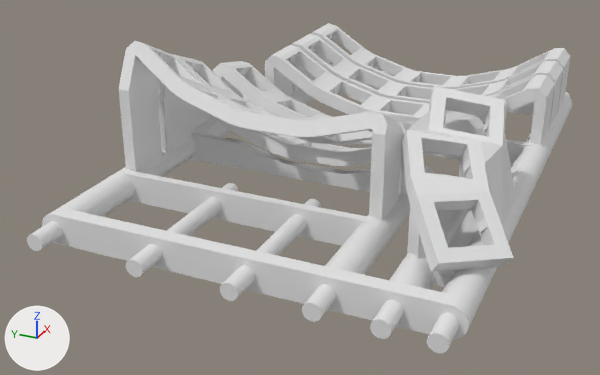
The Blender file models/blender/cuivienen.blend: old version first, new version second.
One viewpoint serves both versions: a 50 mm camera at (-280.0, -105.0, 122.0) aimed at (-33.0, 6.0, -2.0). Lighting does not change. The marker at lower left points along +X, +Y and +Z.

Objects in the first picture: 'beam1', 'beam2', 'beam3', 'boltHole1', 'col1', 'col2', 'col3', 'col4', 'col5', 'col6', 'col7', 'thumb'.
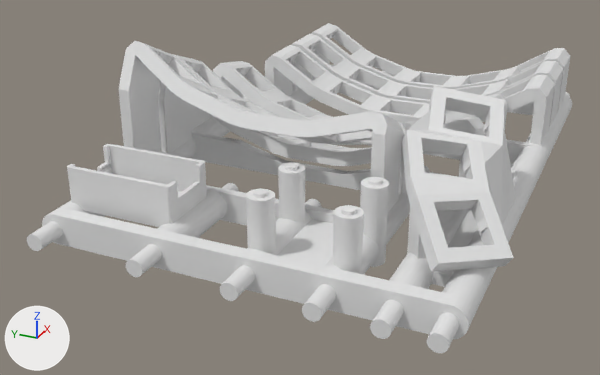
Where the newer file only moved an object's origin or applied its transform, the numbers keep the older frame.

Boxes [x1, y1, x2, y2] around the edits, measured in the pictures (600 x 375 px):
'ProMicro-case-B', added
    after: [67, 144, 207, 227]
'bolt.002', added
    after: [333, 205, 364, 274]
'bolt.003', added
    after: [360, 177, 389, 267]
'Cube.004', added
    after: [277, 219, 333, 266]
'bolt.001', added
    after: [246, 189, 276, 253]
'boltHole8', added
    after: [157, 191, 227, 238]
'bolt', added
    after: [278, 163, 305, 223]
'boltHole7', added
    after: [247, 211, 311, 255]
'bolt.006', added
    after: [341, 205, 357, 215]
'bolt.005', added
    after: [253, 188, 268, 198]
'bolt.007', added
    after: [368, 177, 382, 186]
'bolt.004', added
    after: [285, 162, 299, 171]
'beam2', unchanged, covered by the edit
    before: [121, 170, 375, 246]
    after: [206, 185, 390, 245]
'boltHole5', unchanged, covered by the edit
    both: [57, 87, 261, 217]
'boltHole3', unchanged, covered by the edit
    before: [325, 163, 433, 275]
    after: [387, 190, 410, 241]

Patch to the scene script:
```diff
--- a/models/blender/cuivienen.blend.py
+++ b/models/blender/cuivienen.blend.py
@@ ob_promicro_case_b @@
+ob_promicro_case_b = bpy.data.objects.new('ProMicro-case-B', me_promicro_case_b)  # 155 vertices, 306 faces; spans x -10.8..10.8, y -18.5..18.5, z -4.0..9.9
+ob_promicro_case_b.location = (-85.0, 38.0, 12.0)
@@ ob_bolt_007 @@
+ob_bolt_007 = bpy.data.objects.new('bolt.007', me_cylinder_044)  # a 32-sided cylinder along x spanning x -8.4..8.4, y -5.0..5.0, z -5.0..5.0
+ob_bolt_007.location = (-74.8, -36.0, 22.0)
+ob_bolt_007.rotation_euler = (0.0, 1.571, 0.0)  # degrees (0, 90, 0)
+ob_bolt_007.scale = (0.475, 0.4, 0.4)
@@ ob_bolt_006 @@
+ob_bolt_006 = bpy.data.objects.new('bolt.006', me_cylinder_044.copy())
+ob_bolt_006.location = (-95.2, -36.0, 22.0)
+ob_bolt_006.rotation_euler = (0.0, 1.571, 0.0)  # degrees (0, 90, 0)
+ob_bolt_006.scale = (0.475, 0.4, 0.4)
@@ ob_bolt_005 @@
+ob_bolt_005 = bpy.data.objects.new('bolt.005', me_cylinder_044.copy())
+ob_bolt_005.location = (-95.2, -10.0, 22.0)
+ob_bolt_005.rotation_euler = (0.0, 1.571, 0.0)  # degrees (0, 90, 0)
+ob_bolt_005.scale = (0.475, 0.4, 0.4)
@@ ob_bolt_004 @@
+ob_bolt_004 = bpy.data.objects.new('bolt.004', me_cylinder_044.copy())
+ob_bolt_004.location = (-74.8, -10.0, 22.0)
+ob_bolt_004.rotation_euler = (0.0, 1.571, 0.0)  # degrees (0, 90, 0)
+ob_bolt_004.scale = (0.475, 0.4, 0.4)
@@ ob_cube_004 @@
+ob_cube_004 = bpy.data.objects.new('Cube.004', me_cube_009)  # a box spanning x -1.49..1.49, y -1.0..0.8, z -1.0..1.0
+ob_cube_004.location = (-85.1, -21.0, 5.0)
+ob_cube_004.scale = (10.0, 10.0, 2.0)
@@ ob_bolt_003 @@
+ob_bolt_003 = bpy.data.objects.new('bolt.003', me_cylinder_032)  # a 32-sided cylinder along x spanning x -9.9..14.9, y -5.0..5.0, z -5.0..5.0
+ob_bolt_003.location = (-74.8, -36.0, 15.0)
+ob_bolt_003.rotation_euler = (0.0, 1.571, 0.0)  # degrees (0, 90, 0)
+ob_bolt_003.scale = (1.01, 0.8, 0.8)
@@ ob_bolt_002 @@
+ob_bolt_002 = bpy.data.objects.new('bolt.002', me_cylinder_032.copy())
+ob_bolt_002.location = (-95.2, -36.0, 15.0)
+ob_bolt_002.rotation_euler = (0.0, 1.571, 0.0)  # degrees (0, 90, 0)
+ob_bolt_002.scale = (1.01, 0.8, 0.8)
@@ ob_bolt_001 @@
+ob_bolt_001 = bpy.data.objects.new('bolt.001', me_cylinder_030)  # a 32-sided cylinder along x spanning x -9.9..6.9, y -5.0..5.0, z -5.0..5.0
+ob_bolt_001.location = (-95.2, -10.0, 15.0)
+ob_bolt_001.rotation_euler = (0.0, 1.571, 0.0)  # degrees (0, 90, 0)
+ob_bolt_001.scale = (1.01, 0.8, 0.8)
@@ ob_bolt @@
+ob_bolt = bpy.data.objects.new('bolt', me_cylinder_030.copy())
+ob_bolt.location = (-74.8, -10.0, 15.0)
+ob_bolt.rotation_euler = (0.0, 1.571, 0.0)  # degrees (0, 90, 0)
+ob_bolt.scale = (1.01, 0.8, 0.8)
@@ ob_bolthole8 @@
+ob_bolthole8 = bpy.data.objects.new('boltHole8', me_cylinder_019)  # a 32-sided cylinder along x spanning x -14.9..14.9, y -5.0..5.0, z -5.0..5.0
+ob_bolthole8.location = (-85.1, 20.0, 5.0)
@@ ob_bolthole7 @@
+ob_bolthole7 = bpy.data.objects.new('boltHole7', me_cylinder_019.copy())
+ob_bolthole7.location = (-85.1, -10.0, 5.0)
```
